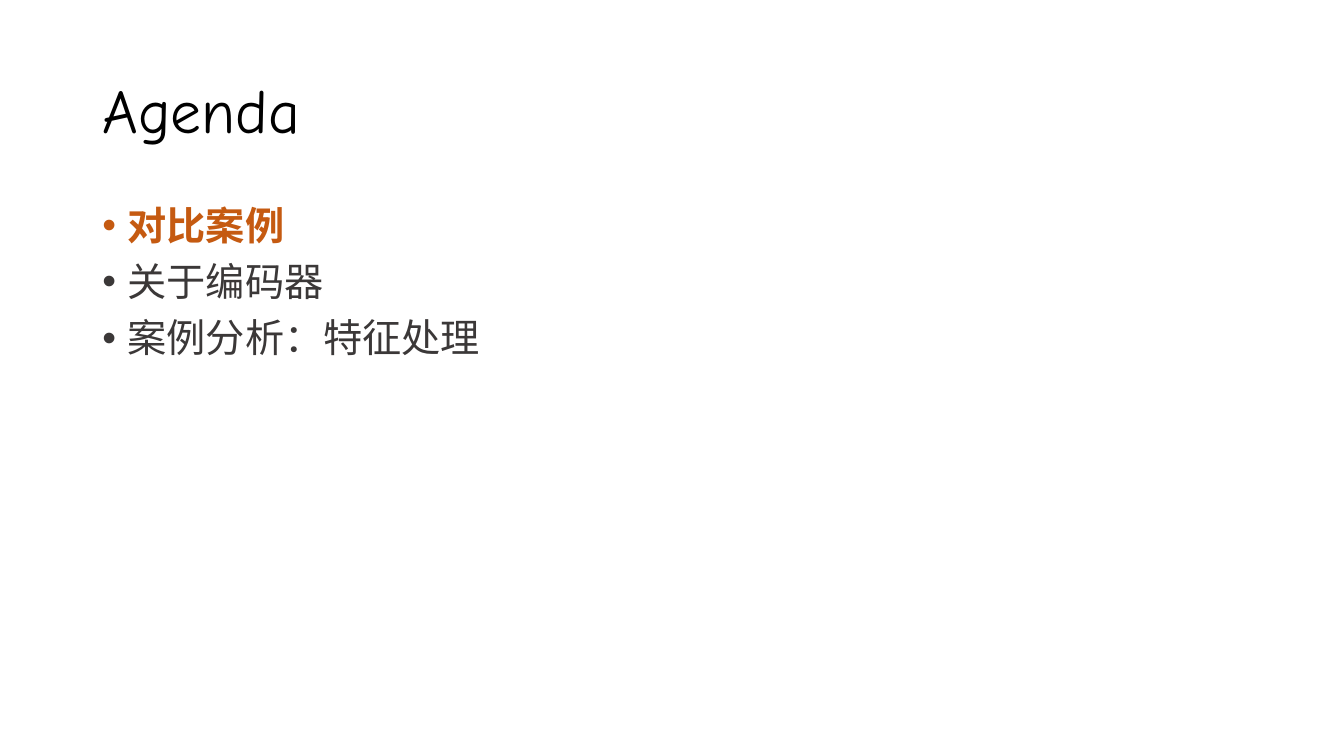
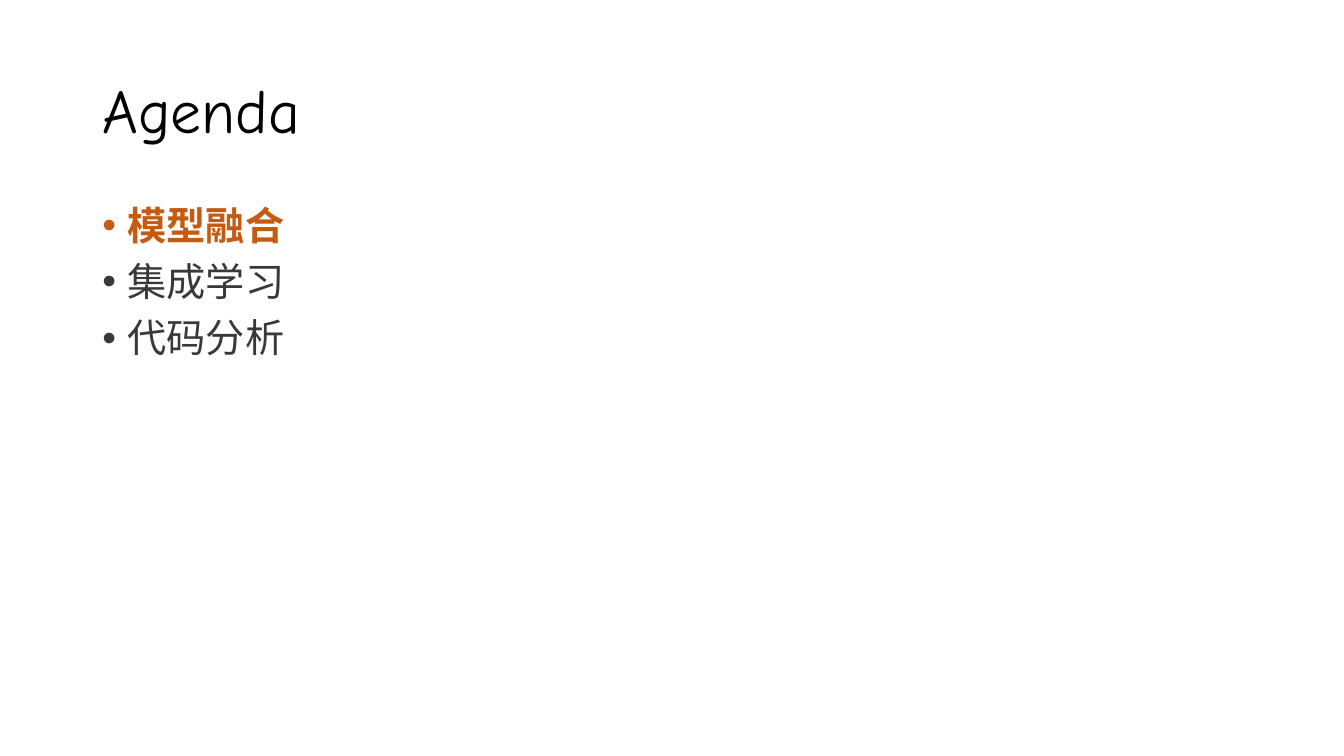
Before and after one commit to silentbalanceyh/cda-exam, a slide deck: slide 2 of ppt/06.模型选择.pptx. Drawn at 1344x756 pixels with LibreOffice and Linux fonts; fonts in the diff are those of the drawing; background and template pictures are left out. Boxes give left, top, right and bottom in pixels: in the first picture for what was removed or moved away, otherwise in the second. Text is boxed around its words. In the diff, an @@ line names an element or a change of style, - is before the commit and + after.

```diff
--- a/ppt/06.模型选择.pptx
+++ b/ppt/06.模型选择.pptx
@@ text at [128, 206, 363, 355]: text changed @@
-• 对比案例
-• 关于编码器
-• 案例分析：特征处理异视界
+• 模型融合
+• 集成学习
+• 代码分析视界
```
Also in this commit, not shown: 1 other slide changed, 2 other files.
